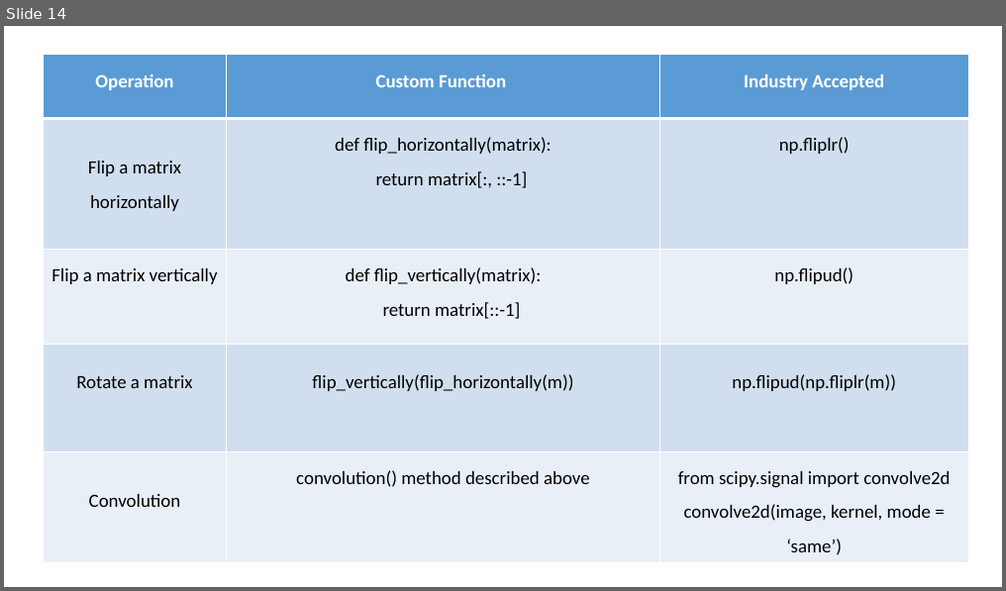
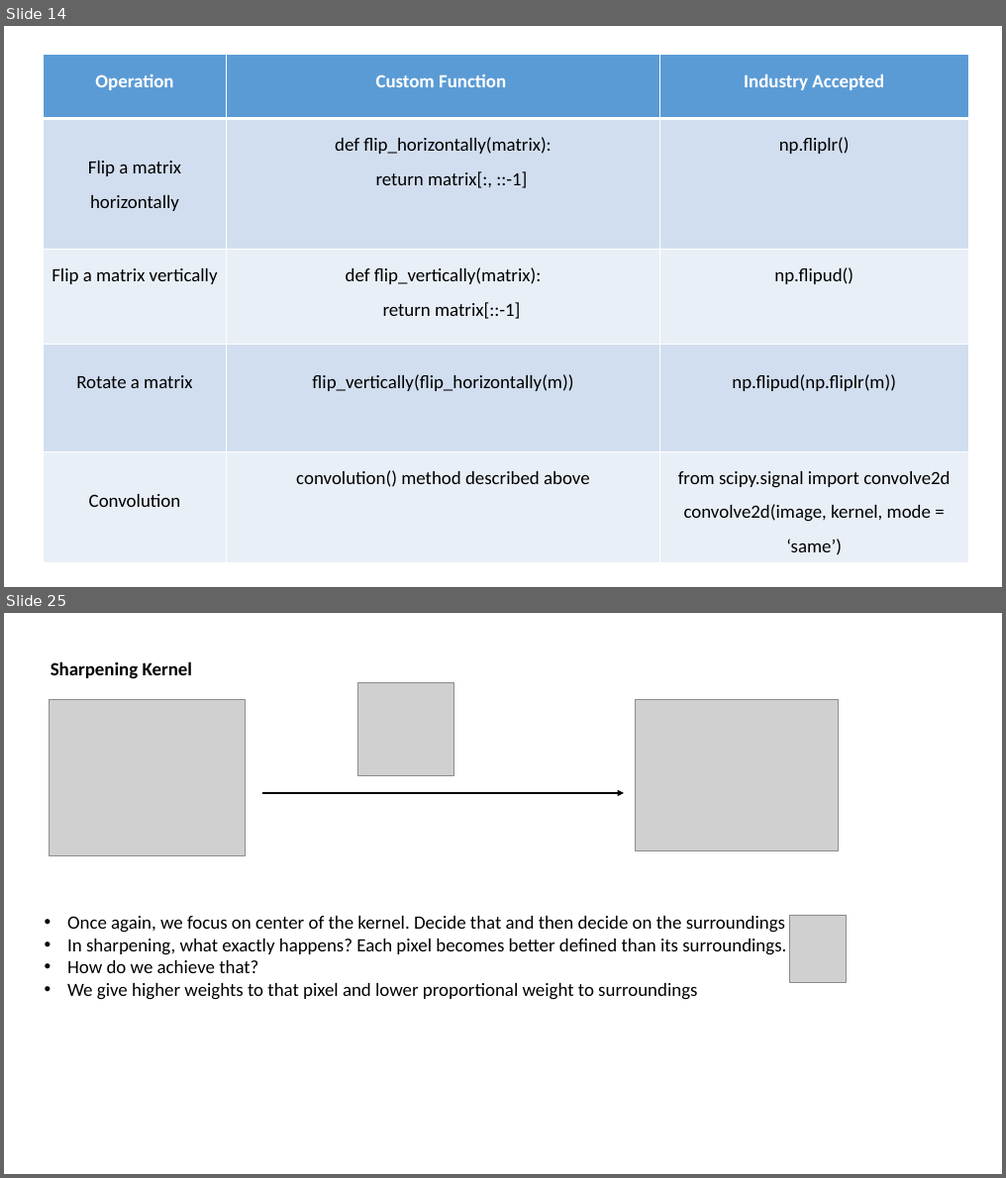
Before and after one commit to in-tandem/real_world_use_cases_1, a slide deck: images_playground/Convolution.pptx. Shown one above the other, each under a label of ours: slide 14 before the commit, slides 14 and 25 after it; the slides between them are not shown. The pictures are 1006x591 and 1006x1178 pixels, drawn with LibreOffice and Linux fonts; fonts in the diff are those of the drawing; grey boxes stand for pictures. Boxes give left, top, right and bottom in pixels: in the first picture for what was removed or moved away, otherwise in the second. Text is boxed around its words. In the diff, an @@ line names an element or a change of style, - is before the commit and + after.

```diff
--- a/images_playground/Convolution.pptx
+++ b/images_playground/Convolution.pptx
@@ slide 25 added at <box>4,613,1002,1174</box>, background #FFFFFF @@
@@ text added at <box>51,662,192,679</box>, 18 pt, text #000000, bold @@
+Sharpening Kernel
@@ picture added at <box>49,700,245,856</box> @@
@@ picture added at <box>358,683,453,776</box> @@
@@ picture added at <box>635,700,839,851</box> @@
@@ arrow added from (263, 793) to (624, 793), #000000 1.5 pt @@
@@ text added at <box>67,916,786,1000</box>, 18 pt, text #000000 @@
+• Once again, we focus on center of the kernel. Decide that and then decide on the surroundings
+• In sharpening, what exactly happens? Each pixel becomes better defined than its surroundings.
+• How do we achieve that?
+• We give higher weights to that pixel and lower proportional weight to surroundings
@@ picture added at <box>789,915,846,982</box> @@
```
Also in this commit, not shown: 1 slide changed, 11 other slides added, 13 other files.
